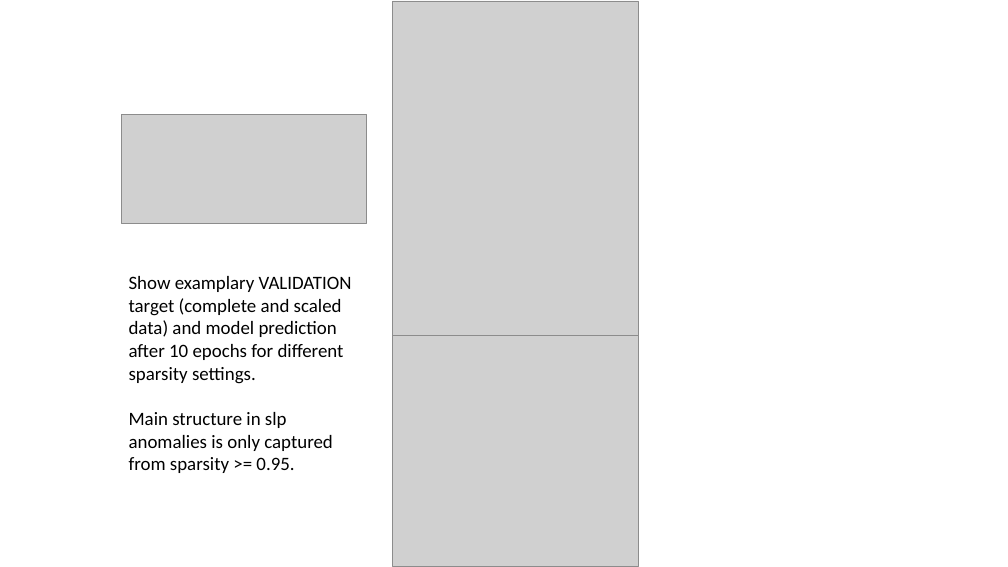
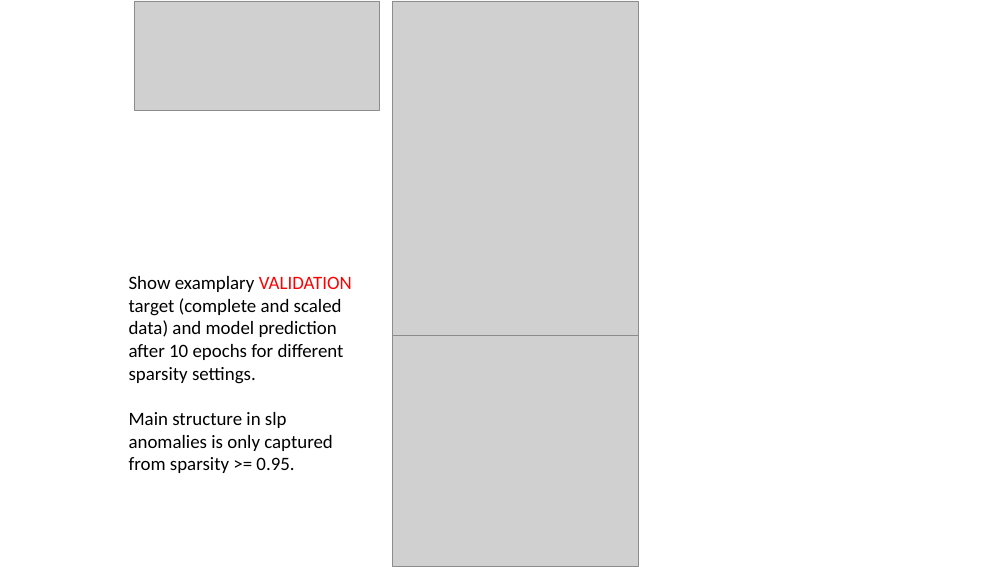
Before and after one commit to MarcoLandtHayen/reconstruct-sparse-inputs, a slide deck: slide 8 of presentations/unet_4conv_slp_realworld.pptx (slide 6 before the commit). Drawn at 1008x567 pixels with LibreOffice and Linux fonts; fonts in the diff are those of the drawing; grey boxes stand for pictures. Boxes give left, top, right and bottom in pixels: in the first picture for what was removed or moved away, otherwise in the second. Text is boxed around its words. In the diff, an @@ line names an element or a change of style, - is before the commit and + after.

Commit message:
Update presentation with summary on first experiments with U-Net on slp real world data

```diff
--- a/presentations/unet_4conv_slp_realworld.pptx
+++ b/presentations/unet_4conv_slp_realworld.pptx
@@ picture: place and size @@
-picture at [121, 114, 367, 223]
+picture at [134, 1, 380, 110]
@@ text at [129, 276, 352, 384]: text colour #000000 to #FF0000 in "VALIDATION" @@
```
Also in this commit, not shown: 4 other slides changed, 5 slides added, 1 slide removed.
